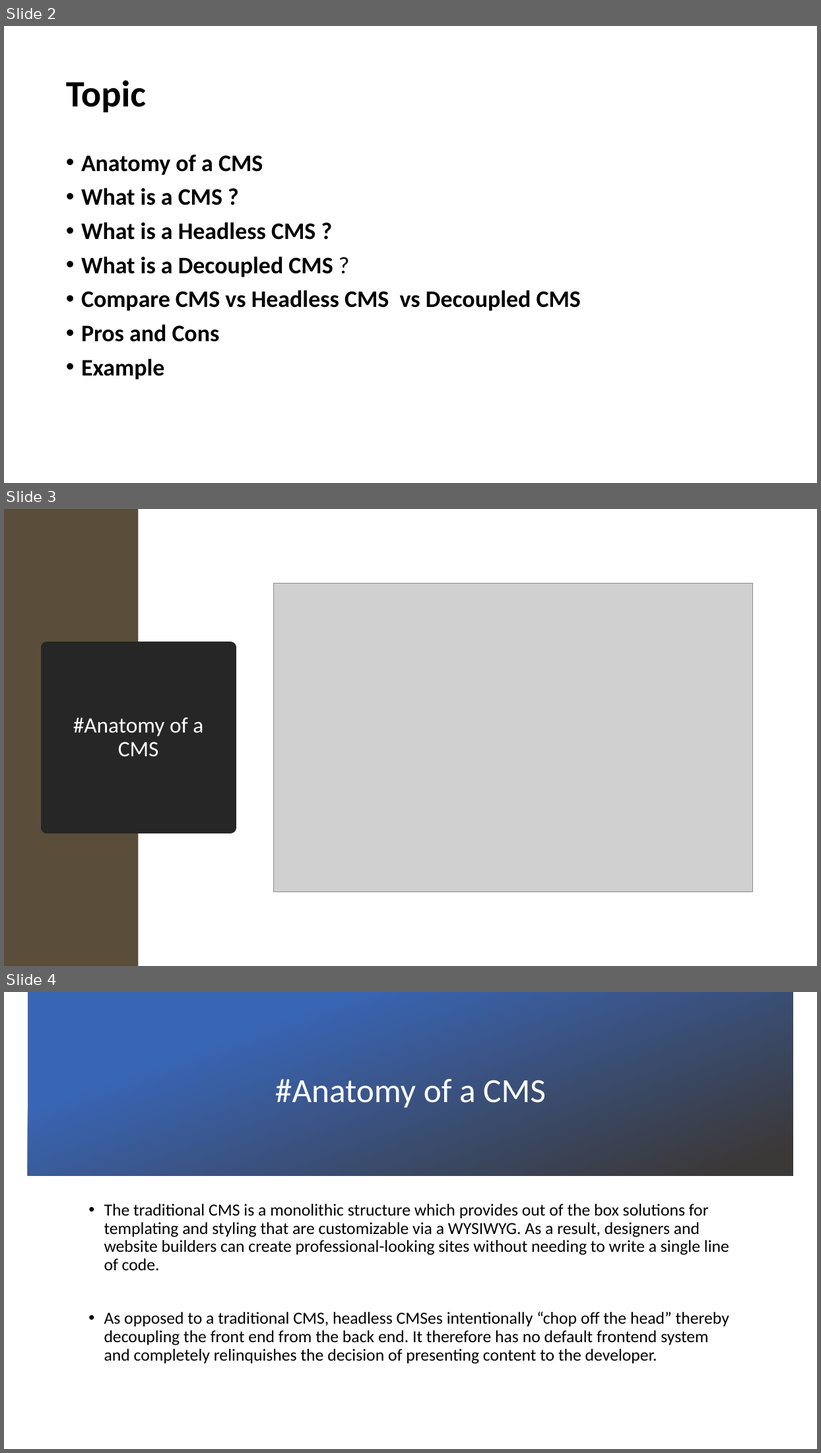
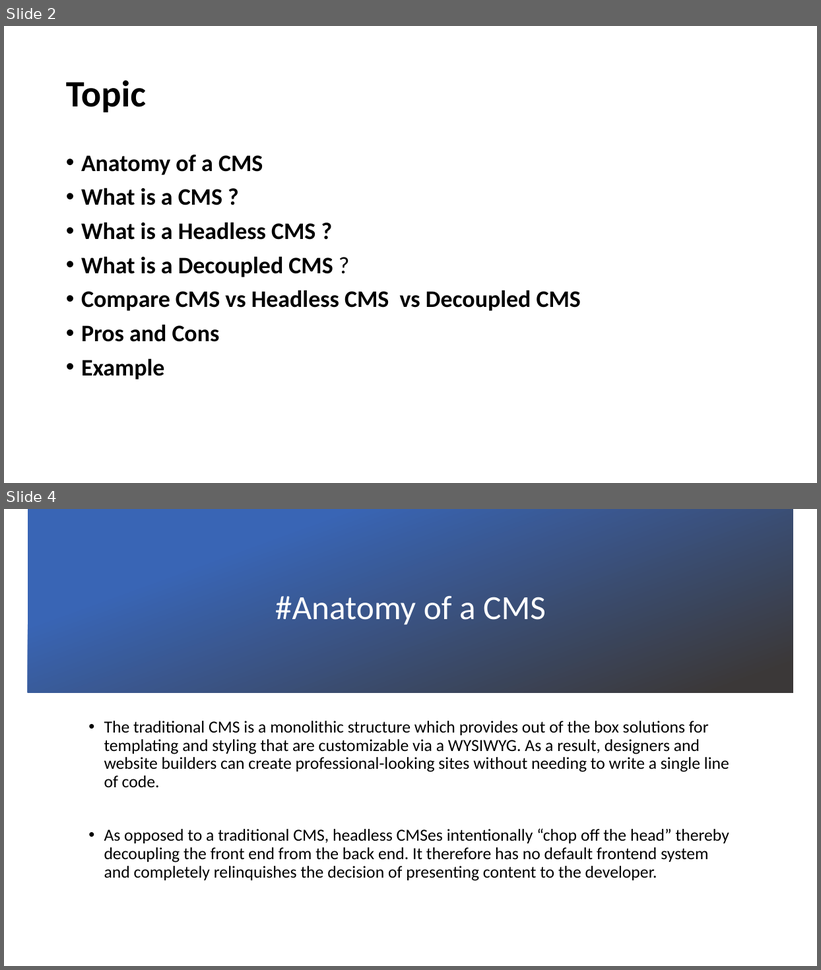
Before and after one commit to BunditSpace/headless-cms, a slide deck: Headless CMS.pptx. Shown one above the other, each under a label of ours: slides 2, 3 and 4 before the commit, slides 2 and 4 after it; the slides between them are not shown. The pictures are 821x1453 and 821x970 pixels, drawn with LibreOffice and Linux fonts; fonts in the diff are those of the drawing; grey boxes stand for pictures; background and template pictures are left out. Boxes give left, top, right and bottom in pixels: in the first picture for what was removed or moved away, otherwise in the second. Text is boxed around its words. In the diff, an @@ line names an element or a change of style, - is before the commit and + after.

```diff
--- a/Headless CMS.pptx
+++ b/Headless CMS.pptx
@@ slide 3 removed at [4, 509, 817, 966], background #FFFFFF @@
@@ rectangle removed at [4, 509, 138, 966] @@
@@ picture removed at [274, 583, 753, 892] @@
@@ title removed at [47, 648, 230, 828] @@
-#Anatomy of a CMS
```
Also in this commit, not shown: 2 slides changed, 5 slides added, 4 other files.
